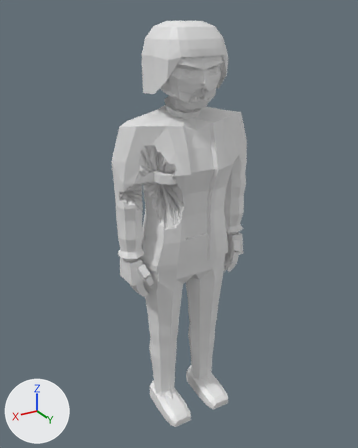
What one commit did to the glTF model assets/models/zombie_office_f_b2.glb.
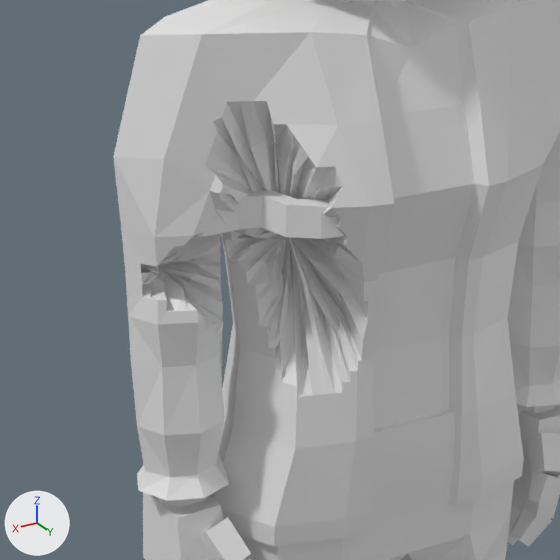
There are two pictures of each version: one whole from a 50 mm camera at (1.142, 1.858, 1.956) aimed at (0.015, -0.021, 1.017), one close up on the part from 22% to 67% of the width and 26% to 62% of the height. Lighting does not change. The marker at lower left points along +X, +Y and +Z. The last two pictures show the newer version. Vertices at exactly the same position are counted once.

The first close-up shows 'zombie_office_f_b2'.
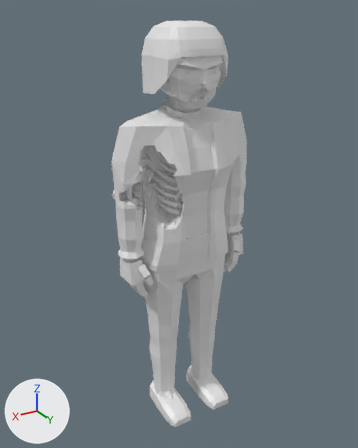
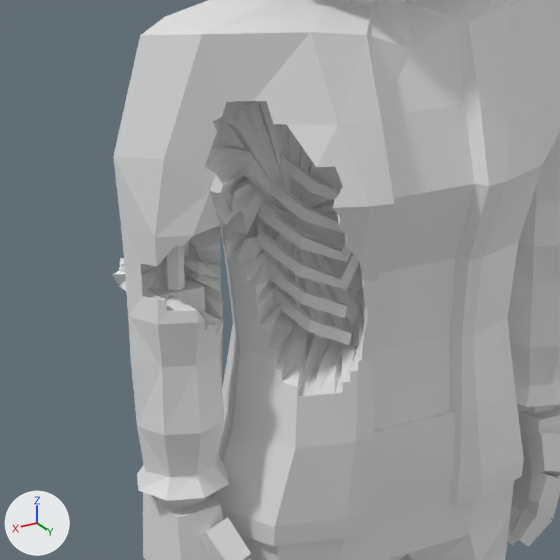
Changed parts and their boxes [x1, y1, x2, y2] in the close-ups (560 x 560 px; the box of a moved part takes in the faces that stretch with it):
'zombie_office_f_b2', reshaped: before [113, 0, 560, 560]; after [112, 0, 560, 560]
part 1 of me_zombie_office_f_b2, added: after [147, 278, 205, 312]
part 2 of me_zombie_office_f_b2, added: after [276, 152, 337, 200]
part 3 of me_zombie_office_f_b2, added: after [268, 180, 344, 233]
part 4 of me_zombie_office_f_b2, added: after [263, 249, 347, 318]
part 5 of me_zombie_office_f_b2, added: after [268, 279, 352, 345]
part 6 of me_zombie_office_f_b2, moved or reshaped: [159, 101, 368, 397] in both

Patch to the scene script:
```diff
--- a/assets/models/zombie_office_f_b2.glb.py
+++ b/assets/models/zombie_office_f_b2.glb.py
@@ me_zombie_office_f_b2 @@
 # used by ob_zombie_office_f_b2; location = (0.0, 0.0, 0.0)
-me_zombie_office_f_b2.from_pydata(...)  # 2445 vertices, 4766 faces; spans x -0.35..0.35, y -0.16..0.2, z 0.0..1.92
+me_zombie_office_f_b2.from_pydata(...)  # 2769 vertices, 5318 faces; spans x -0.35..0.35, y -0.16..0.2, z 0.0..1.92
+# me_zombie_office_f_b2 part 1: a new loose piece, a box spanning x 0.248..0.316, y -0.022..0.014, z 1.172..1.204
+# me_zombie_office_f_b2 part 2: a new loose piece of 28 vertices spanning x 0.01..0.13, y -0.09..0.08, z 1.29..1.4
+# me_zombie_office_f_b2 part 3: a new loose piece of 28 vertices spanning x 0.01..0.14, y -0.09..0.08, z 1.25..1.38
+# me_zombie_office_f_b2 part 4: a new loose piece of 24 vertices spanning x 0.01..0.15, y -0.08..0.07, z 1.15..1.26
+# me_zombie_office_f_b2 part 5: a new loose piece of 24 vertices spanning x 0.01..0.15, y -0.08..0.08, z 1.11..1.22
+# me_zombie_office_f_b2 part 6: 292 vertices moved from x 0.06..0.33, y -0.05..0.15, z 1.12..1.4 to x -0.02..0.35, y -0.08..0.11, z 1.06..1.44; 9 vertices removed from x 0.17..0.28, y 0.0..0.05, z 1.26..1.32; 85 vertices added at x 0.01..0.29, y -0.09..0.08, z 1.1..1.5
+# other edits to the shape of me_zombie_office_f_b2 do not show in these pictures
```
